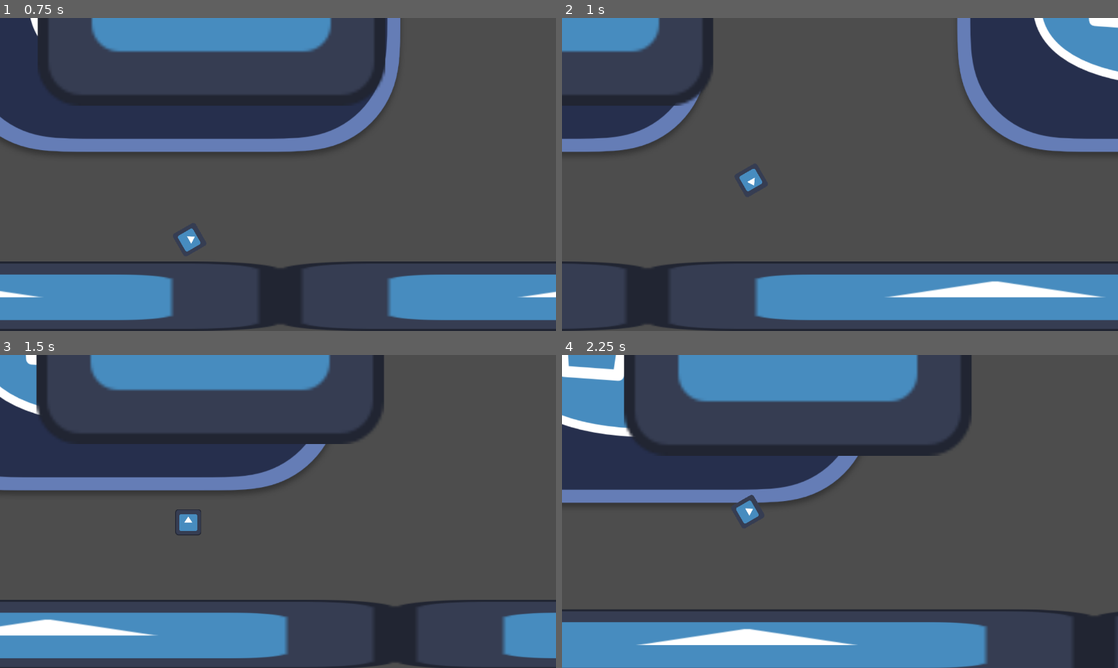
Above: before the commit, frames 1-4 (two rows, left to right).
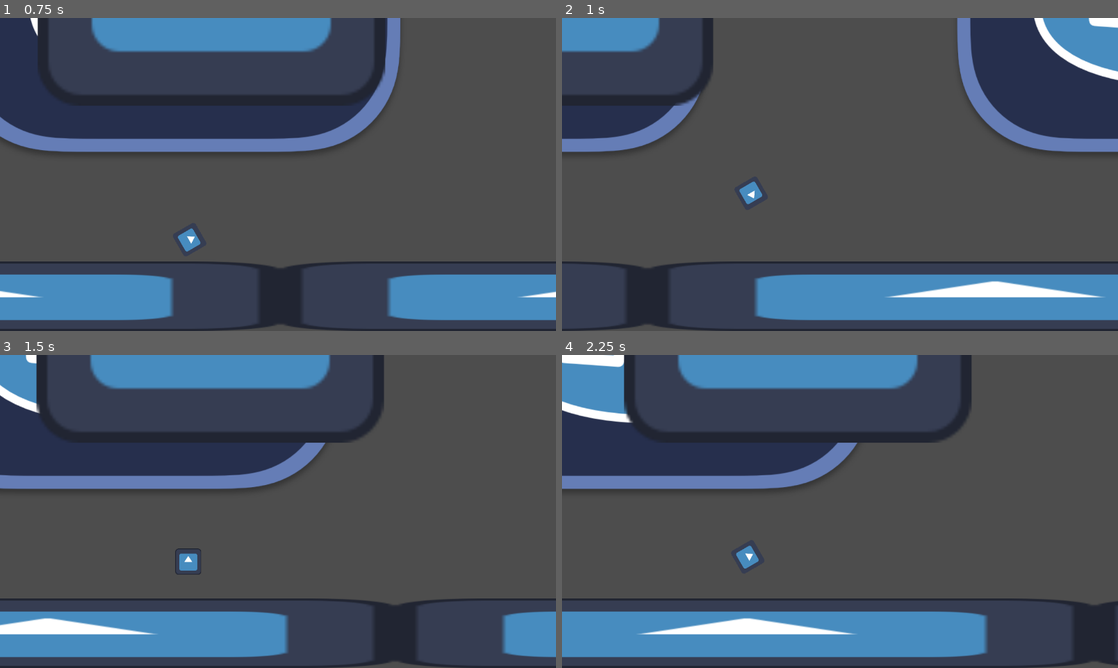
Above: after the commit, the same moments.

Repository: champiepier/Bad-Ideas-Game-Jam-1-and-Innovation-Day-Project
Game: Godot game, scene res://Stages/Level 1/level_1.tscn
Same seed, same stepped clock (60 frames per second), same inputs: the game is played once before the commit and once after it. The engine's default icon, where the game draws it, is replaced by a stand-in: a white triangle on a blue panel in a dark square.
Inputs:
- Up to frame 1 (0.75 s): hold Space (action) from 0.53 s (still down)
- Up to frame 2 (1 s): keep holding Space (action)
- Up to frame 3 (1.5 s): release Space (action) at 1.28 s; tap Space (action) at 1.35 s
- Up to frame 4 (2.25 s): hold Space (action) from 2.03 s (still down)

Frame 1 is identical in both runs. In frame 2, 0.3% of the frame differs, in the area x 31-36%, y 48-60%; in frame 3, 3.9%; in frame 4, 22%, in the area x 0-100%, y 0-100%.

Commit message:
a couple more folders

Diff:
--- a/Player/player.tscn
+++ b/Player/player.tscn
@@ -5,7 +5,7 @@
 [ext_resource type="Texture2D" uid="uid://c5gnl1oxi5is" path="res://icon-ball.png" id="3_btcbx"]
 
 [sub_resource type="Curve" id="Curve_4ntmi"]
-_data = [Vector2(0, 0.52808994), 0.0, 0.0, 0, 0, Vector2(1, 1), 1.4, 0.0, 0, 0]
+_data = [Vector2(0, 0), 0.0, 0.0, 0, 0, Vector2(1, 1), 1.4, 0.0, 0, 0]
 point_count = 2
 
 [sub_resource type="CircleShape2D" id="CircleShape2D_4ntmi"]
